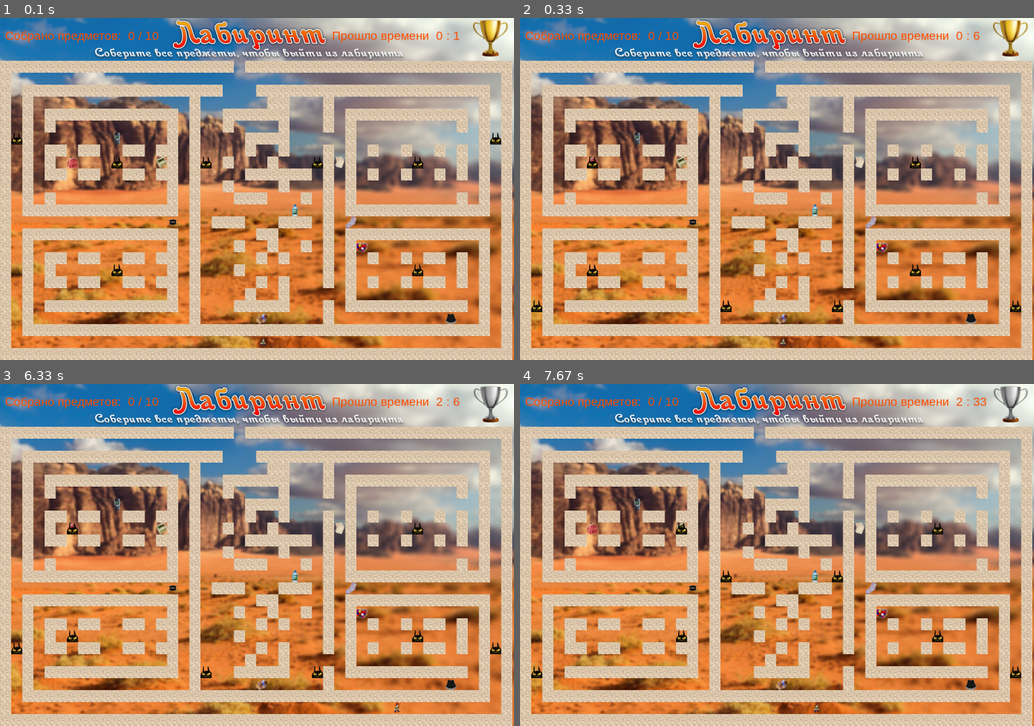
Above: before the commit, frames 1-4 (two rows, left to right).
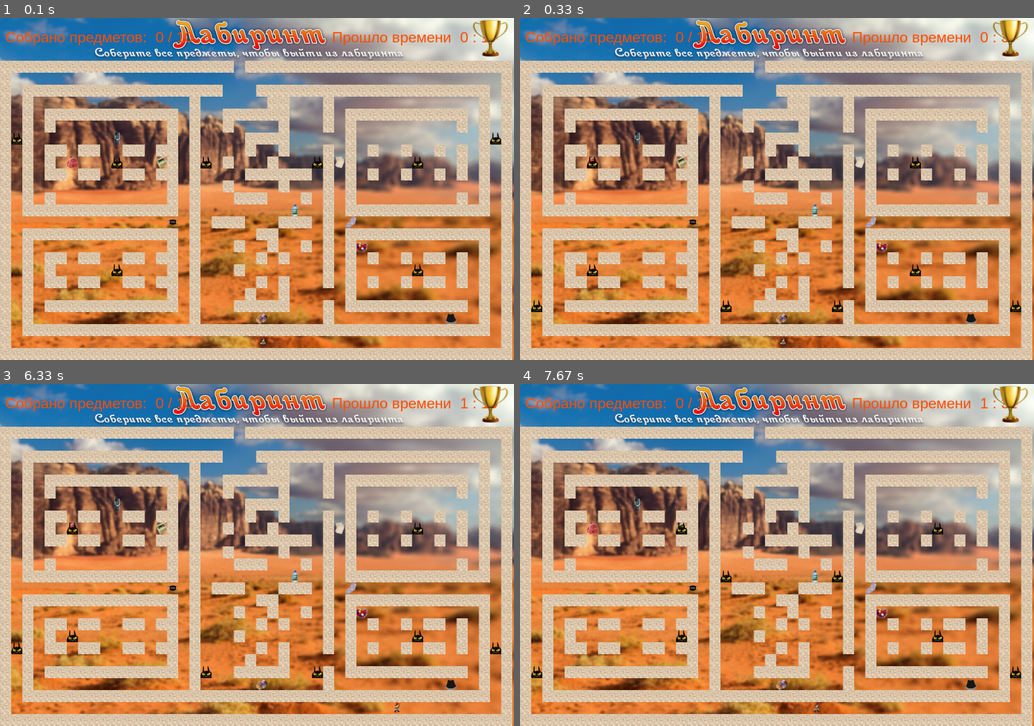
Above: after the commit, the same moments.

Repository: MariVermil/Pygame_project
Game: pygame game, started from labirint.py
Two runs of this game, one before a commit and one after it. Both use one fixed random seed, a clock stepped at 60 frames per second and the inputs below.
Inputs:
- Up to frame 1 (0.1 s): no input
- Up to frame 2 (0.33 s): no input
- Up to frame 3 (6.33 s): hold Right 0.33-0.8 s; hold Right 1.17-1.63 s; hold Left 1.67-2.2 s; hold Left 2.57-2.97 s; hold Right 3.4-4.03 s; hold Left 4.47-4.93 s; hold Right 4.97-5.43 s; hold Right 5.8-6.27 s; hold Left from 6.3 s (still down)
- Up to frame 4 (7.67 s): release Left at 6.83 s; hold Left 7.2-7.6 s

The runs differ from the first frame. In frame 1, 1.1% of the frame differs, in the area x 1-95%, y 3-8%; in frame 2, 1.1%; in frame 3, 1.4%; in frame 4, 1.4%, in the area x 1-99%, y 0-12%.

Commit message:
Конечные изменения лабиринта и файлы для пазлов

Diff:
--- a/labirint.py
+++ b/labirint.py
@@ -8,7 +8,7 @@
 
 # функция для прорисовки текста
 def draw_text(text, x, y):
-    font = pg.font.SysFont('Franklin Gothic Heavy', 28)
+    font = pg.font.SysFont('Franklin Gothic Heavy', 35)
     img = font.render(text, True, (255, 79, 0))
     screen.blit(img, (x, y))
 
@@ -147,11 +147,11 @@
 
 
 def count_time():
-    if sec // 180 < 2:
+    if sec // 300 < 2:
         pass_surf = load_image('gold.png')
         pass_rect = pass_surf.get_rect(bottomright=(1190, 90))
         screen.blit(pass_surf, pass_rect)
-    elif sec // 180 < 4:
+    elif sec // 300 < 4:
         pass_surf = load_image('silver.png')
         pass_rect = pass_surf.get_rect(bottomright=(1190, 90))
         screen.blit(pass_surf, pass_rect)
@@ -186,7 +186,7 @@
     player_group = pg.sprite.Group()
     tiles_group = pg.sprite.Group()
 
-    pg.mixer.music.load('data/music1.mp3')
+    pg.mixer.music.load('data/music1.wav')
     pg.mixer.music.set_volume(0.4)
     pg.mixer.music.play(-1, 0.0, 5000)
 
@@ -297,7 +297,7 @@
             enemy_group.draw(screen)
             enemy_group.update()
             player.update()
-            draw_text(f'Прошло времени  {str(sec // 180)} : {str((sec // 3) % 60)}', 775, 25)
+            draw_text(f'Прошло времени  {str(sec // 300)} : {str((sec // 5) % 60)}', 775, 25)
             draw_text(f'Собрано предметов:  {str(player.sum_coins)} / 10', 12, 25)
             count_time()
         pg.display.flip()
Binary file added: data/end_puzzle.png
Binary file added: data/fish1.png
Binary file added: data/fish2.png
Binary file added: data/fish3.png
Binary file added: data/fish4.png
Binary file added: data/fish5.png
Binary file added: data/fish6.png
Binary file added: data/main.png
Binary file added: data/map1.png
Binary file added: data/map2.png
Binary file added: data/map3.png
Binary file added: data/pass_puzzle.png
(and 1 more such lines)
